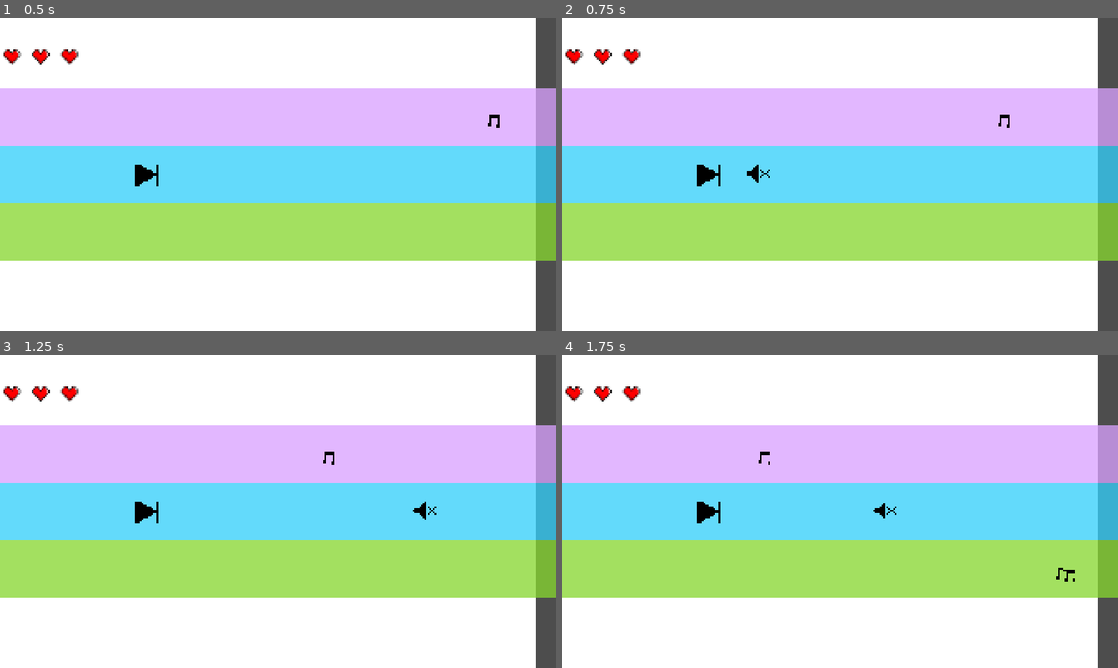
Above: before the commit, frames 1-4 (two rows, left to right).
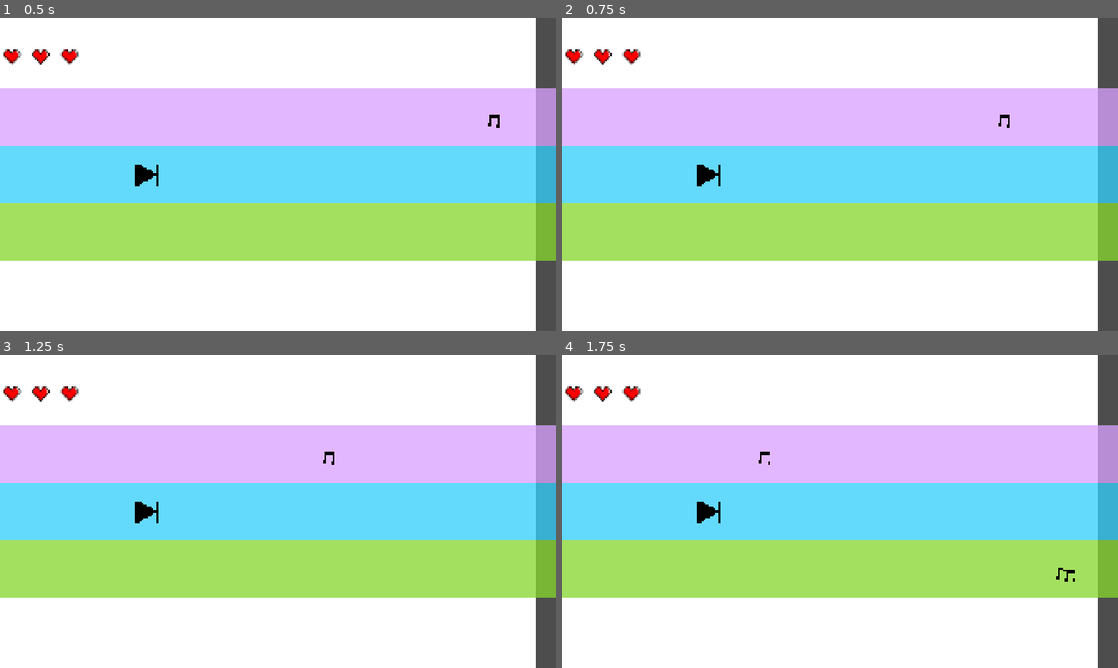
Above: after the commit, the same moments.

Repository: chorwat2137/haven-2026
Game: Godot game, scene res://scenes/main.tscn
Two runs of this game, one before a commit and one after it. Both use one fixed random seed, a clock stepped at 60 frames per second and the inputs below.
Inputs:
- Up to frame 1 (0.5 s): no input
- Up to frame 2 (0.75 s): tap Enter (ui_accept) at 0.5 s; hold Right (ui_right) from 0.53 s (still down); tap Space (shoot) at 0.6 s
- Up to frame 3 (1.25 s): keep holding Right (ui_right); tap Enter (ui_accept) at 0.77 s
- Up to frame 4 (1.75 s): keep holding Right (ui_right); tap Space (shoot) at 1.35 s; tap Enter (ui_accept) at 1.52 s

Frame 1 is identical in both runs. In frame 2, less than 0.1% of the frame differs, in the area x 33-38%, y 46-53%; in frame 3, less than 0.1%; in frame 4, less than 0.1%.

Commit message:
Automatic sync

Diff:
--- a/scripts/mojpocisk.gd
+++ b/scripts/mojpocisk.gd
@@ -18,7 +18,7 @@
 # Called every frame. 'delta' is the elapsed time since the previous frame.
 func _process(delta: float) -> void:
 	position.x += get_parent().speed * 2
-	if position.x  < get_parent().get_node("Player").position.x  or self.position.x > get_parent().get_node("Player").position.x + screen_size.x * 2:
+	if position.x  < get_parent().get_node("Player").position.x  or self.position.x:
 		print("zmywam się stąd")
 		self.queue_free()
 
